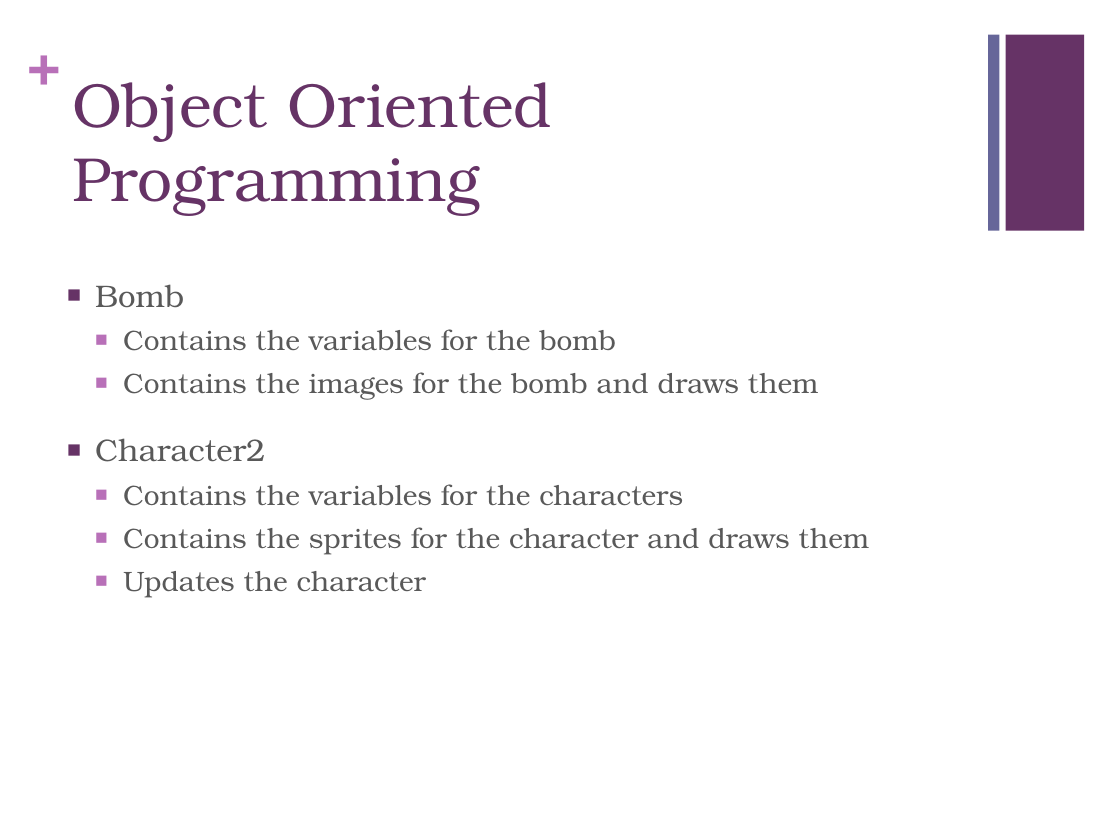
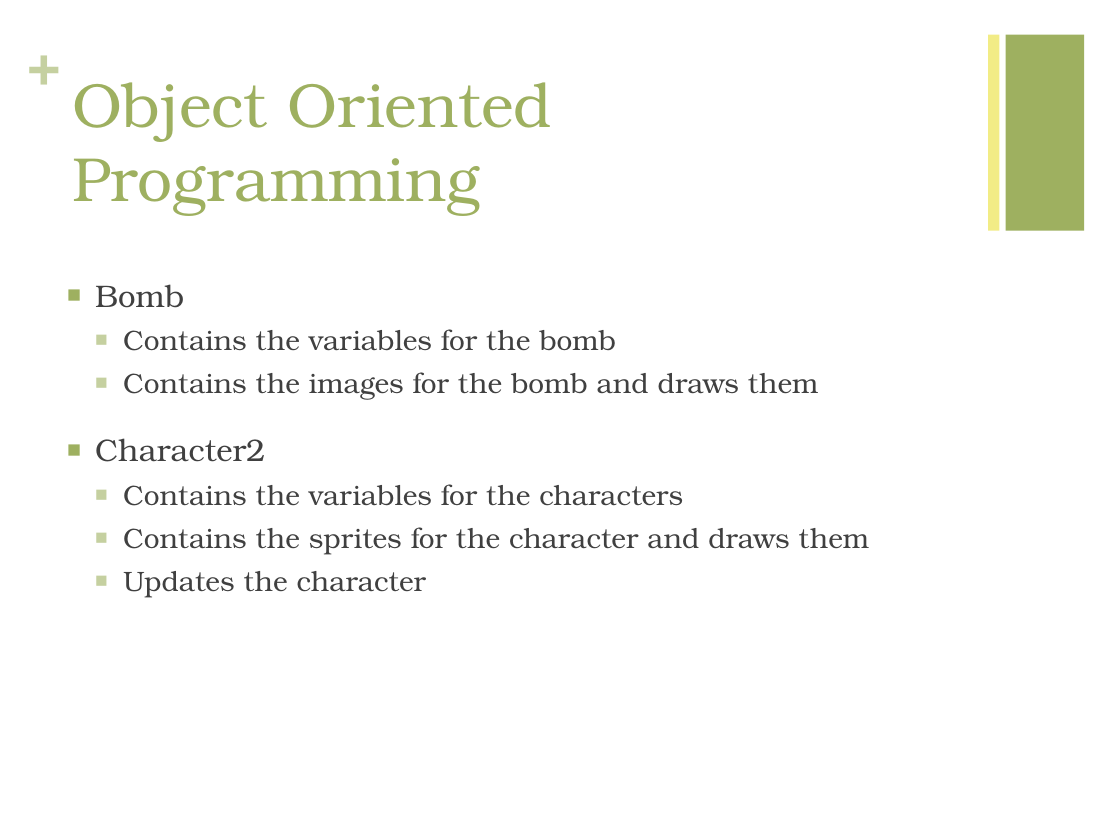
Before and after one commit to juangonzalez/Juan, a slide deck: slide 8 of BomberJuan.pptx (slide 7 before the commit). Drawn at 1120x840 pixels with LibreOffice and Linux fonts; fonts in the diff are those of the drawing. Boxes give left, top, right and bottom in pixels: in the first picture for what was removed or moved away, otherwise in the second. Text is boxed around its words. In the diff, an @@ line names an element or a change of style, - is before the commit and + after.

```diff
--- a/BomberJuan.pptx
+++ b/BomberJuan.pptx
@@ text "+" at <box>27,28,59,96</box>: text colour #B870B8 to #C5D0A0 @@
@@ title "Object Oriented Programming" at <box>72,82,552,216</box>: text colour #663366 to #9EB060 @@
@@ rectangle at <box>988,35,999,231</box>: fill #666699 to #F2EC86 @@
@@ rectangle at <box>1006,35,1084,231</box>: fill #663366 to #9EB060 @@
@@ text "Bomb" at <box>95,284,870,597</box>: text colour #595959 to #404040; bullet colour #663366 to #9EB060; bullet colour #B870B8 to #C5D0A0 @@
```
Also in this commit, not shown: 9 other slides changed, 1 slide added, 4 other files.
